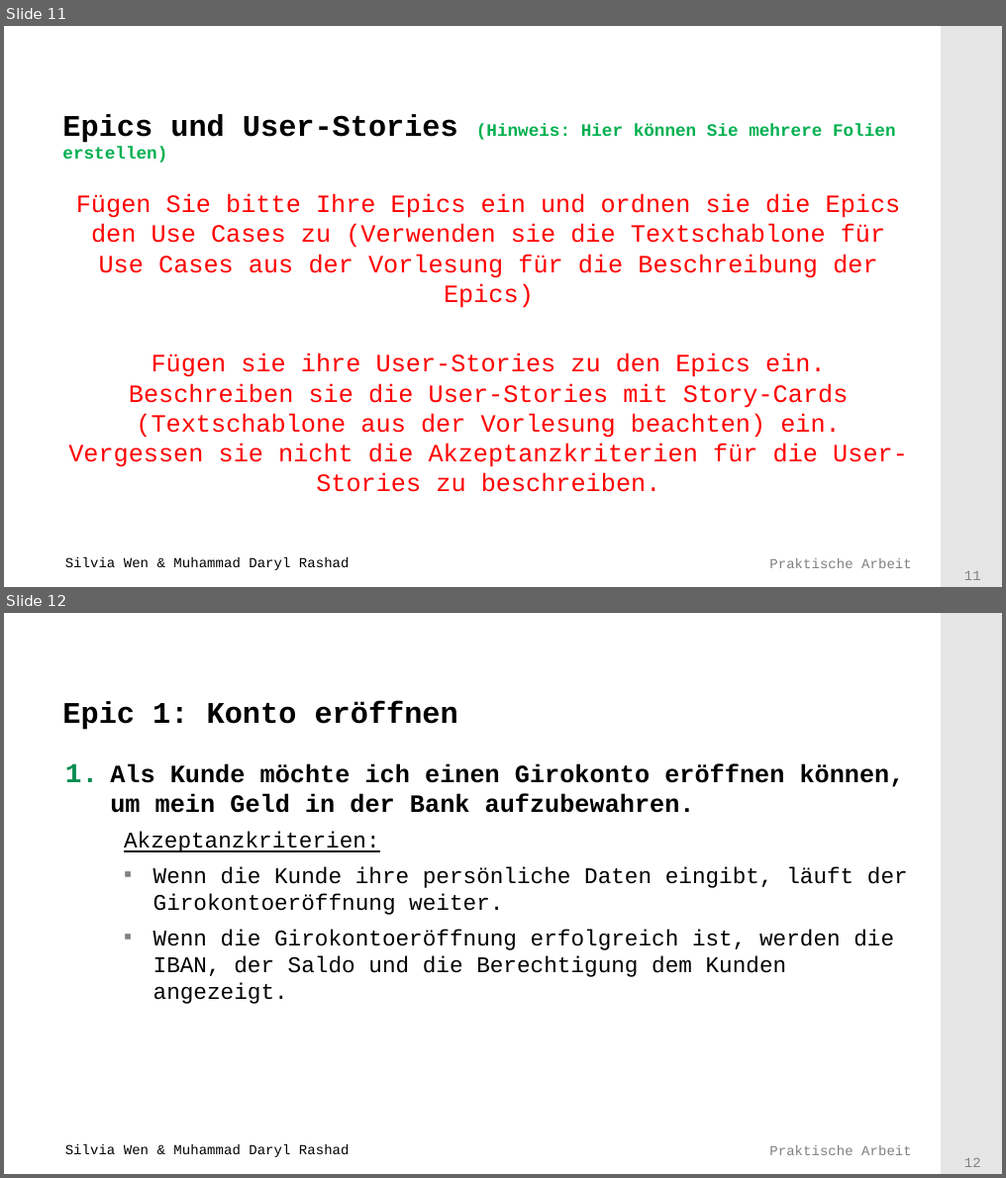
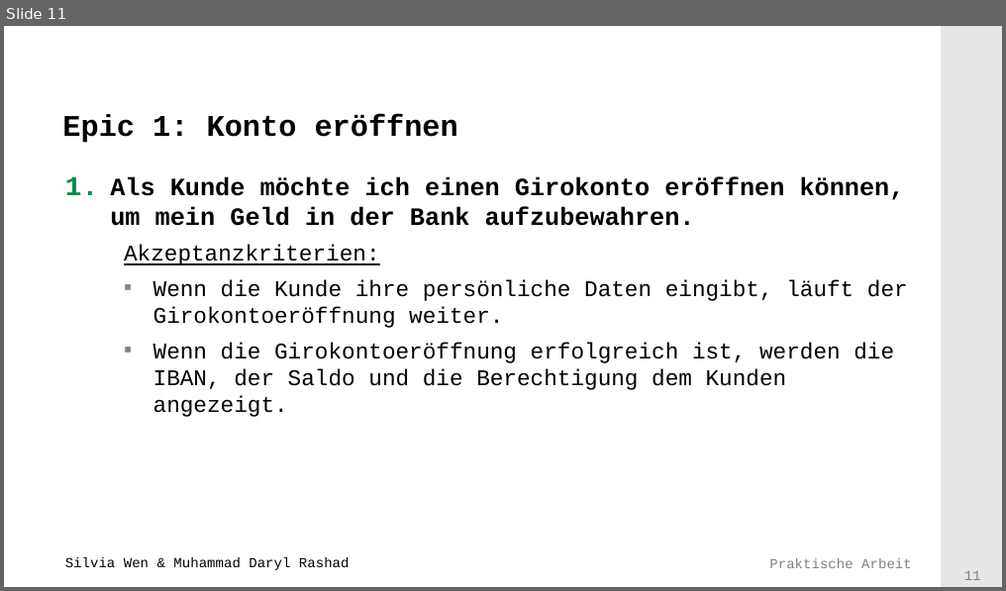
Before and after one commit to Mufasaxi/SimpleBank, a slide deck: Vorlage_Praesentation_2022_Subgroup_2_4_OOA.pptx. Shown one above the other, each under a label of ours: slides 11 and 12 before the commit, slide 11 after it. The pictures are 1006x1178 and 1006x591 pixels, drawn with LibreOffice and Linux fonts; fonts in the diff are those of the drawing; background and template pictures are left out. Boxes give left, top, right and bottom in pixels: in the first picture for what was removed or moved away, otherwise in the second. Text is boxed around its words. In the diff, an @@ line names an element or a change of style, - is before the commit and + after.

Commit message:
epic and user stories done

```diff
--- a/Vorlage_Praesentation_2022_Subgroup_2_4_OOA.pptx
+++ b/Vorlage_Praesentation_2022_Subgroup_2_4_OOA.pptx
@@ slide 11 removed at [4,26,1002,587], background #FFFFFF; not listed: 4 template elements that a slide beside it also shows @@
@@ title removed at [62,114,896,163] @@
-Epics und User-Stories (Hinweis: Hier können Sie mehrere Folien erstellen)
@@ text removed at [68,194,908,492] @@
-Fügen Sie bitte Ihre Epics ein und ordnen sie die Epics den Use Cases zu (Verwenden sie die Textschablone für Use Cases aus der Vorlesung für die Beschreibung der Epics)
-Fügen sie ihre User-Stories zu den Epics ein. Beschreiben sie die User-Stories mit Story-Cards (Textschablone aus der Vorlesung beachten) ein. Vergessen sie nicht die Akzeptanzkriterien für die User-Stories zu beschreiben.
@@ what was slide 12 is now slide 11 @@
@@ page number at [964,571,981,580]: text changed @@
-12
+11
```
Also in this commit, not shown: 2 slides changed, 1 slide added.
